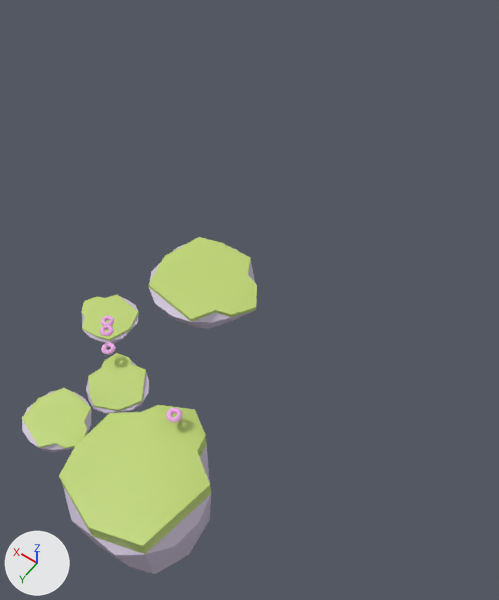
An edit to the Blender file examples/assets/levels/level.blend, drawn before and after from the same camera.
Before and after are seen from a 50 mm camera at (-13.7, 15.6, 24.4) aimed at (-2.2, -0.5, -0.9). Every picture has the same lights, and +X, +Y and +Z are marked at lower left.

In view in the first picture: 'Collection', 'Collection.001', 'Collection.002', 'Collection.003', 'Collection.004', 'Collection.005', 'Collection.006', 'Collection.007', 'Collection.008'.
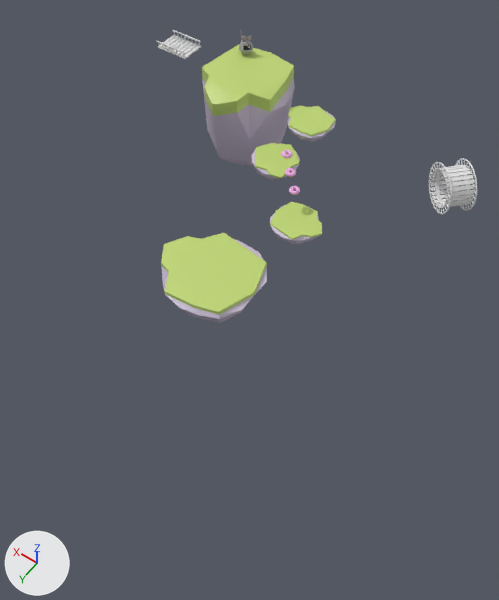
What changed in the scene script:
```text
Change mat_material_001:
    mat_material_001.texture: img_donut_diffuse -> img_untitled
Change mat_material:
    mat_material.texture: img_untitled -> img_rat_diffuse
Change me_cube:
    where me_cube.from_pydata(...)  # 51 vertices, 73 faces; spans x -2.93..2.39, y -2.46..2.46, z -0.83..0.78
    remove me_cube.materials.append(mat_material)  # picture img_untitled
    add me_cube.materials.append(mat_material_001)  # picture img_untitled
Change col_collection_002:
    remove col_collection_002.objects.link(ob_donut)
    add col_collection_002.objects.link(ob_cube)
Change col_collection_001:
    remove col_collection_001.objects.link(ob_cube)
    add col_collection_001.objects.link(ob_rat)
Add col_collection_003:
    col_collection_003 = bpy.data.collections.new('Collection.003')
    col_collection_003.objects.link(ob_donut)
Add col_infinitybridge:
    col_infinitybridge = bpy.data.collections.new('InfinityBridge')
    col_infinitybridge.objects.link(ob_bridge)
Add col_flatbridge:
    col_flatbridge = bpy.data.collections.new('FlatBridge')
    col_flatbridge.objects.link(ob_flatbridge_001)
Change ob_collection:
    ob_collection.location: (0.2, 5.86, 2.01) -> (-0.45, -6.38, 1.76)
    ob_collection.rotation_euler: (0.0, 0.0, 0.0337) -> (0.0, 0.0, 3.175)  # degrees (0, 0, 1.9) -> degrees (0, 0, 182)
    ob_collection.instance_collection: col_collection_002 -> col_collection_003
Change ob_collection_001:
    ob_collection_001.location: (0.0, 0.0, -1.0) -> (-0.01, -0.56, -1.0)
    ob_collection_001.rotation_euler: (0.0, 0.0, 0.0) -> (0.0, 0.0, 3.142)  # degrees (0, 0, 0) -> degrees (0, 0, 180)
    ob_collection_001.instance_collection: col_collection_001 -> col_collection_002
Change ob_collection_002:
    ob_collection_002.location: (1.73, 4.52, -0.06) -> (-1.73, -5.07, -0.06)
    ob_collection_002.rotation_euler: (0.0, 0.0, 3.142) -> (0.0, 0.0, 6.283)  # degrees (0, 0, 180) -> degrees (0, 0, 360)
    ob_collection_002.instance_collection: col_collection_001 -> col_collection_002
Change ob_collection_003:
    ob_collection_003.location: (-1.23, 7.06, 0.61) -> (1.22, -7.62, 0.61)
    ob_collection_003.rotation_euler: (0.0, 0.0, 2.321) -> (0.0, 0.0, 5.463)  # degrees (0, 0, 133) -> degrees (0, 0, 313)
    ob_collection_003.instance_collection: col_collection_001 -> col_collection_002
Change ob_collection_004:
    ob_collection_004.location: (-5.05, 9.82, 0.31) -> (5.04, -10.37, 0.31)
    ob_collection_004.rotation_euler: (0.0, 0.0, 1.554) -> (0.0, 0.0, 4.696)  # degrees (0, 0, 89) -> degrees (0, 0, 269)
    ob_collection_004.instance_collection: col_collection_001 -> col_collection_002
Change ob_collection_005:
    ob_collection_005.location: (-0.91, 9.74, 1.48) -> (0.9, -10.29, 1.48)
    ob_collection_005.rotation_euler: (0.0, 0.0, -0.175) -> (0.0, 0.0, 2.967)  # degrees (0, 0, -10) -> degrees (0, 0, 170)
    ob_collection_005.instance_collection: col_collection_001 -> col_collection_002
Change ob_collection_006:
    ob_collection_006.location: (0.7, 5.36, 1.68) -> (-1.14, -5.7, 1.48)
    ob_collection_006.rotation_euler: (0.0, 0.0, 0.0337) -> (0.0, 0.0, 3.175)  # degrees (0, 0, 1.9) -> degrees (0, 0, 182)
    ob_collection_006.instance_collection: col_collection_002 -> col_collection_003
Change ob_collection_007:
    ob_collection_007.location: (-0.27, 6.34, 1.73) -> (0.25, -7.09, 2.06)
    ob_collection_007.rotation_euler: (0.0, 0.0, 0.0337) -> (0.0, 0.0, 3.175)  # degrees (0, 0, 1.9) -> degrees (0, 0, 182)
    ob_collection_007.instance_collection: col_collection_002 -> col_collection_003
Remove ob_collection_008:
    ob_collection_008 = bpy.data.objects.new('Collection.008', None)
Add ob_rat:
    ob_rat = bpy.data.objects.new('Rat', me_rat)  # 666 vertices, 581 faces; spans x -0.386..0.385, y -0.36..1.069, z -0.465..0.531; in mat_material (picture img_rat_diffuse)
    ob_rat.location = (0.0, 0.0, 0.0)
Add ob_bridge:
    ob_bridge = bpy.data.objects.new('Bridge', me_bridge)  # 2802 vertices, 2288 faces; spans x -0.73..0.73, y -1.33..1.33, z -1.33..1.33; in mat_material_003 (its picture is missing)
    ob_bridge.location = (0.0, 0.0, 0.0)
Add ob_flatbridge_001:
    ob_flatbridge_001 = bpy.data.objects.new('FlatBridge.001', me_cube_004)  # 1040 vertices, 744 faces; spans x -0.73..0.73, y -0.98..0.97, z -0.2..0.2; in mat_material_003 (its picture is missing)
    ob_flatbridge_001.location = (0.0, 0.0, 0.0)
Add ob_infinitybridge:
    ob_infinitybridge = bpy.data.objects.new('InfinityBridge', None)
    ob_infinitybridge.location = (-6.75, -11.99, 0.0)
    ob_infinitybridge.rotation_euler = (0.0, 0.0, 0.817)  # degrees (0, 0, 47)
    ob_infinitybridge.instance_type = 'COLLECTION'
    ob_infinitybridge.instance_collection = col_infinitybridge
Add ob_flatbridge:
    ob_flatbridge = bpy.data.objects.new('FlatBridge', None)
    ob_flatbridge.location = (9.41, -10.14, 3.15)
    ob_flatbridge.rotation_euler = (0.0, 0.0, 1.571)  # degrees (0, 0, 90)
    ob_flatbridge.instance_type = 'COLLECTION'
    ob_flatbridge.instance_collection = col_flatbridge
Add ob_collection_009:
    ob_collection_009 = bpy.data.objects.new('Collection.009', None)
    ob_collection_009.location = (5.99, -11.67, 3.57)
    ob_collection_009.rotation_euler = (0.0, 0.0, -2.214)  # degrees (0, 0, -127)
    ob_collection_009.instance_type = 'COLLECTION'
    ob_collection_009.instance_collection = col_collection_001
```

Location of each change, [x1, y1, x2, y2] in pixels of the pictures (499 x 600 px):
'Collection.004', reshaped, surface changed, recoloured, moved, turned
    before: [59, 405, 211, 574]
    after: [202, 44, 295, 166]
'Collection.001', reshaped, moved, turned
    before: [149, 237, 257, 329]
    after: [161, 233, 267, 323]
'Collection.005', reshaped, surface changed, recoloured, moved, turned
    before: [22, 388, 92, 452]
    after: [287, 106, 336, 142]
'Collection.003', reshaped, surface changed, recoloured, moved, turned
    before: [86, 353, 149, 414]
    after: [252, 143, 300, 180]
'Collection.002', reshaped, surface changed, recoloured, moved, turned
    before: [81, 294, 139, 344]
    after: [270, 202, 322, 244]
'InfinityBridge', added
    after: [429, 158, 477, 214]
'FlatBridge', added
    after: [157, 30, 202, 59]
'Collection.009', added
    after: [239, 32, 253, 54]
'Collection.007', reshaped, surface changed, moved, turned
    before: [101, 342, 116, 355]
    after: [281, 150, 293, 158]
'Collection', reshaped, surface changed, moved, turned
    before: [100, 325, 114, 337]
    after: [285, 168, 296, 177]
'Collection.006', reshaped, surface changed, moved, turned
    before: [101, 315, 114, 326]
    after: [289, 186, 300, 195]
'Collection.008', deleted
    before: [166, 408, 183, 423]
